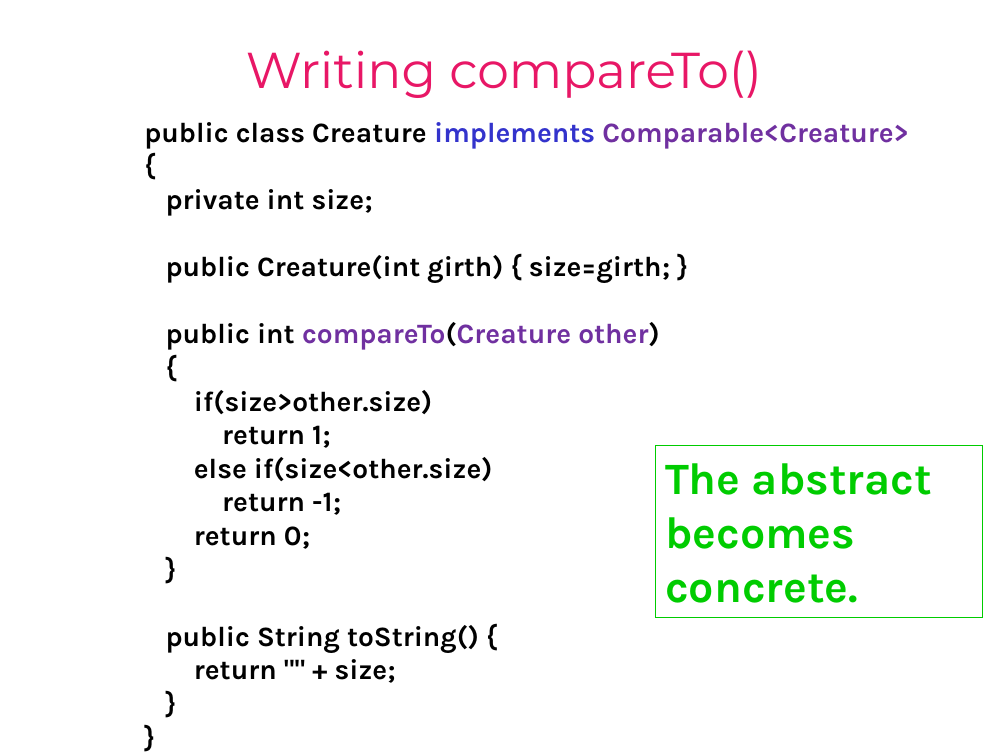
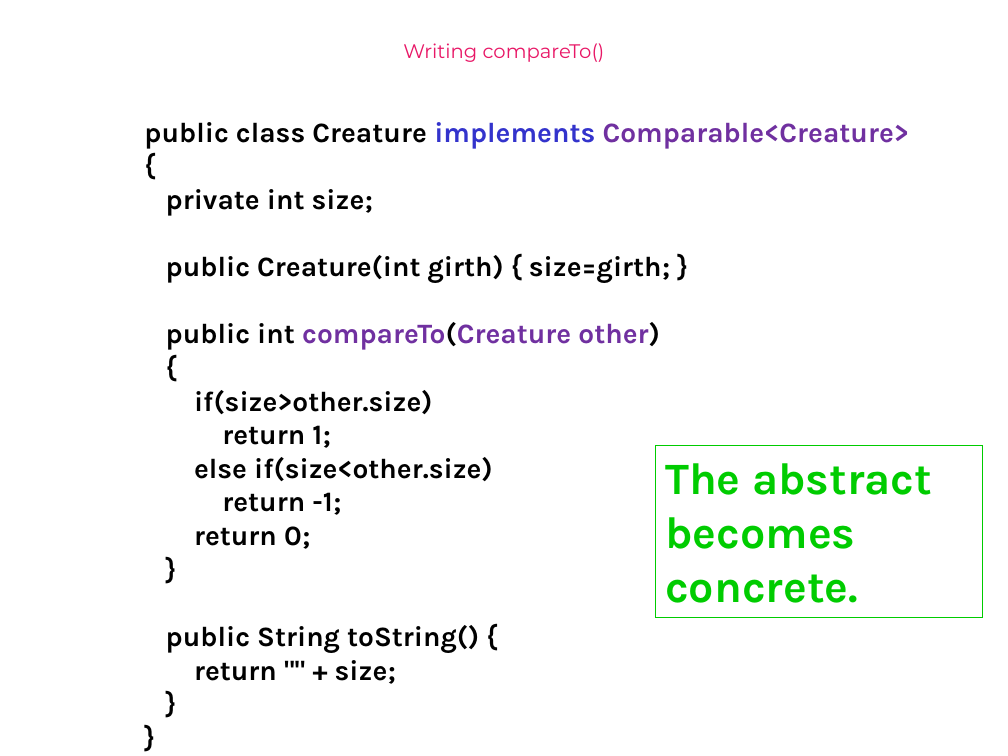
Before and after one commit to Cy-FairCS/cs3, a slide deck: slide 47 of u04b_interfaces/notes/_a_interfaces notes.pptx (slide 52 before the commit). Drawn at 1008x756 pixels with LibreOffice and Linux fonts; fonts in the diff are those of the drawing. Boxes give left, top, right and bottom in pixels: in the first picture for what was removed or moved away, otherwise in the second. Text is boxed around its words. In the diff, an @@ line names an element or a change of style, - is before the commit and + after.

```diff
--- a/u04b_interfaces/notes/_a_interfaces notes.pptx
+++ b/u04b_interfaces/notes/_a_interfaces notes.pptx
@@ text "Writing compareTo()" at (403, 43, 605, 62): size 36 to 14 pt @@
```
Also in this commit, not shown: 53 other slides changed, 7 slides removed, 1 other file.
